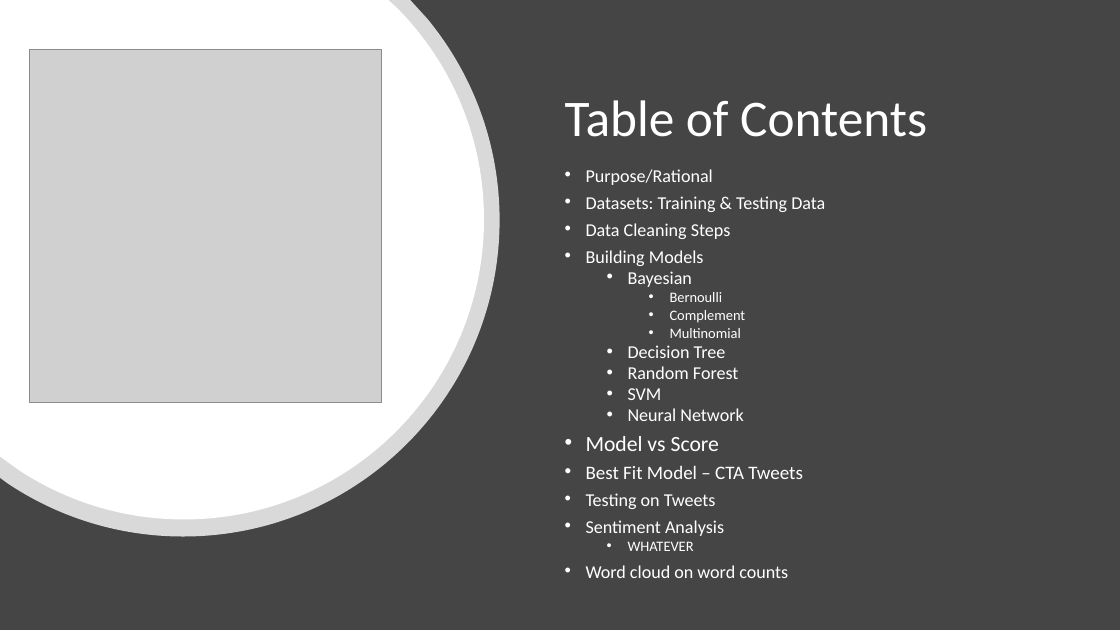
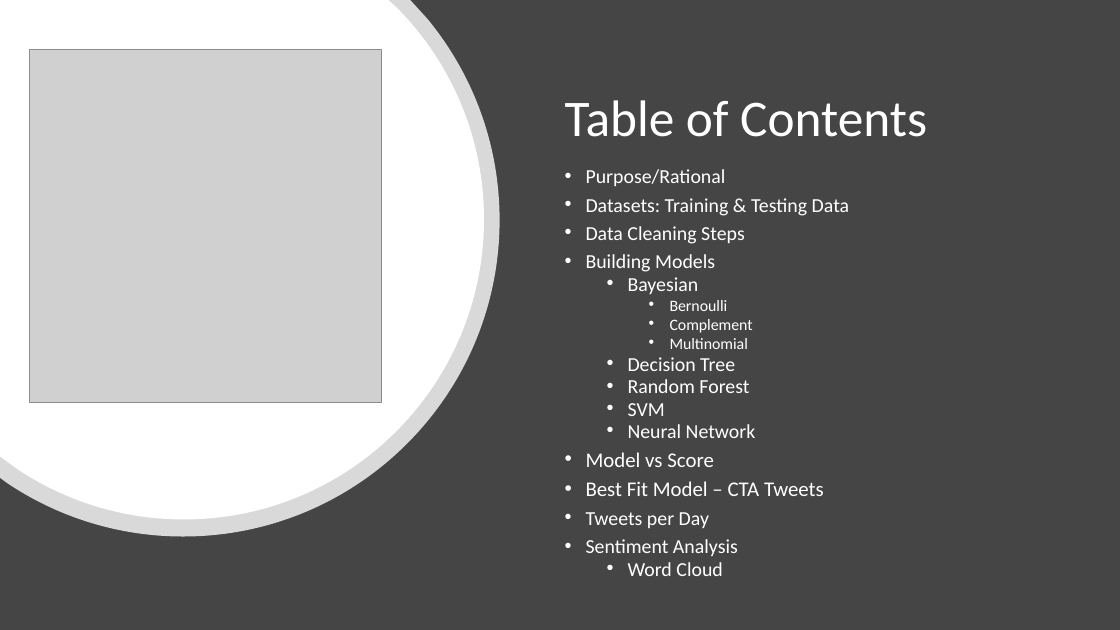
Before and after one commit to Atchub1/Project_3, a slide deck: slide 2 of Project3Presentation.pptx. Drawn at 1120x630 pixels with LibreOffice and Linux fonts; fonts in the diff are those of the drawing; grey boxes stand for pictures. Boxes give left, top, right and bottom in pixels: in the first picture for what was removed or moved away, otherwise in the second. Text is boxed around its words. In the diff, an @@ line names an element or a change of style, - is before the commit and + after.

Commit message:
updated ppt

```diff
--- a/Project3Presentation.pptx
+++ b/Project3Presentation.pptx
@@ text at (586,169,849,556): size 15.5 to 17 pt in "Purpose/Rational", "Datasets: Training & Testing Data", "Data Cleaning Steps", "Building Models" and 6 more places; size 12.4 to 13.6 pt in "Bernoulli", "Complement", "Multinomial"; size 18.6 to 17.9 pt in "Model vs Score"; size 16.3 to 17.9 pt in "Best Fit Model – CTA Tweets" @@
@@ text at (586,512,709,528): text changed; size 15.5 to 17 pt @@
-• Testing on Tweets
+• Tweets per Day
@@ text at (628,562,722,576): text changed; size 15.5 to 17 pt @@
-  • WHATEVER
-• Word cloud on word counts
+  • Word Cloud
```
Also in this commit, not shown: 1 other slide changed.
